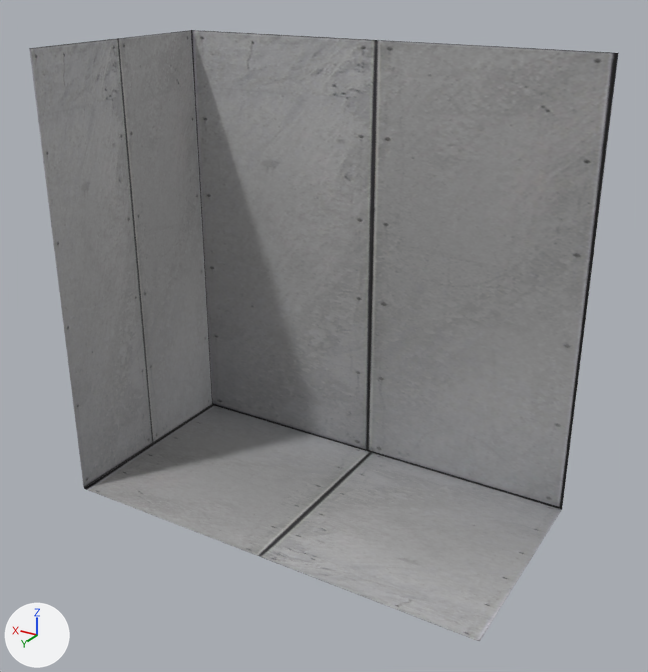
What one commit did to the Blender file Assets/BlenderModels/factory/wall/inset_left_corner/wall_l_corner.blend.
Rendered twice from a 50 mm camera at (-13.9, 19.0, 16.6) aimed at (-0.4, -3.4, 5.4). Lighting does not change. The marker at lower left points along +X, +Y and +Z.
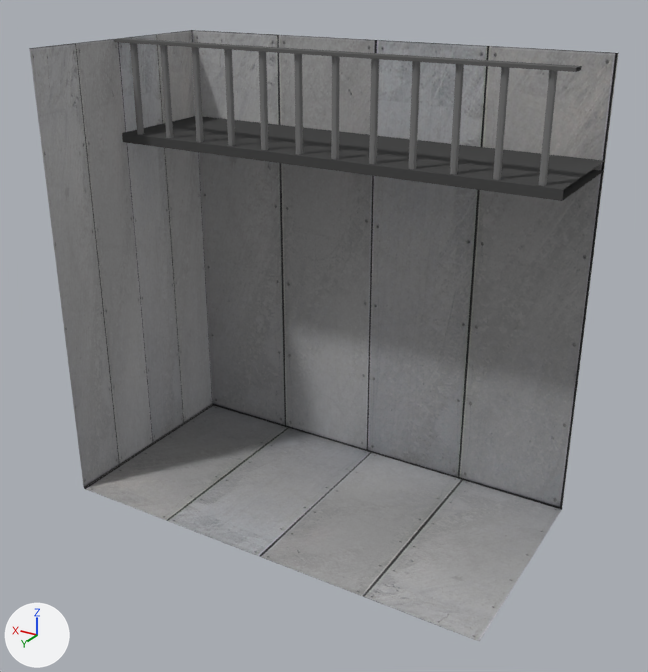
Commit message: Updated wall models

Edits to the bpy script that builds the scene:
```text
Add img_wall_png:
    img_wall_png = load_image('wall.png', '../inset_right_corner/Textures/wall.png', 1024, 1024, 'sRGB')
Add mat_wall_png:
    mat_wall_png = principled_material('wall.png')
    mat_wall_png.texture = img_wall_png
Add mat_material_002:
    mat_material_002 = diffuse_material('Material.002')
    mat_material_002.base_color = (0.124, 0.124, 0.124)  # dark grey #636363
Add mat_material_004:
    mat_material_004 = diffuse_material('Material.004')
    mat_material_004.base_color = (0.196, 0.196, 0.196)  # grey #7a7a7a
Add mat_material_001:
    mat_material_001 = diffuse_material('Material.001')
    mat_material_001.base_color = (0.07, 0.07, 0.07)  # dark grey #4b4b4b
Change me_plane:
    where me_plane.from_pydata(...)  # 7 vertices, 3 faces; spans x -7.5..7.5, y -7.5..0.0, z -1.0..14.0
    remove me_plane.materials.append(mat_wall_l_corner_left_png)  # picture img_wall_l_corner_left_png
    add me_plane.materials.append(mat_wall_png)  # picture img_wall_png
Add me_cube_007:
    me_cube_007.from_pydata([(-1.0, 0.78, 1.0), (-1.0, 1.0, 1.0), (1.0, 1.0, 1.0), (1.0, 0.78, 1.0), (1.0, 0.78, 0.93), (-1.0, 0.78, 0.93), (1.0, 1.0, 0.93), (-1.0, 1.0, 0.93)], [], [(6, 4, 5, 7), (5, 4, 3, 0), (2, 1, 0, 3), (6, 7, 1, 2)])
    me_cube_007.materials.append(mat_material_002)  # dark grey #636363
Add me_cube_005:
    me_cube_005.from_pydata(...)  # 288 vertices, 192 faces; spans x -0.93..0.93, y 0.83..0.94, z -4.33..-2.4
    me_cube_005.materials.append(mat_material_004)  # grey #7a7a7a
Add me_cube_006:
    me_cube_006.from_pydata([(-1.0, -1.0, -1.0), (-1.0, 1.0, -1.0), (1.0, -1.0, -1.0), (1.0, 1.0, -1.0), (-1.0, 1.0, -1.2), (-1.0, -1.0, -1.2), (1.0, 1.0, -1.2), (1.0, -1.0, -1.2)], [], [(5, 4, 6, 7), (1, 3, 6, 4), (0, 2, 3, 1)])
    me_cube_006.materials.append(mat_material_001)  # dark grey #4b4b4b
Add ob_railing_top:
    ob_railing_top = bpy.data.objects.new('railing-top', me_cube_007)
    ob_railing_top.location = (0.0, -5.5, 12.5)
    ob_railing_top.scale = (7.5, 2.0, 1.5)
Add ob_railing:
    ob_railing = bpy.data.objects.new('railing', me_cube_005)
    ob_railing.location = (0.0, -5.5, 17.5)
    ob_railing.scale = (7.5, 2.0, 1.5)
Add ob_platform:
    ob_platform = bpy.data.objects.new('platform', me_cube_006)
    ob_platform.location = (0.0, -5.5, 12.5)
    ob_platform.scale = (7.5, 2.0, 1.5)
```

What differs and where, as boxes (x1, y1, x2, y2) in the pictures (648 x 672 px):
'Plane', recoloured: (30, 30, 618, 640) in both
'platform', added: after (122, 116, 604, 201)
'railing', added: after (130, 43, 558, 186)
'railing-top', added: after (114, 38, 582, 72)
